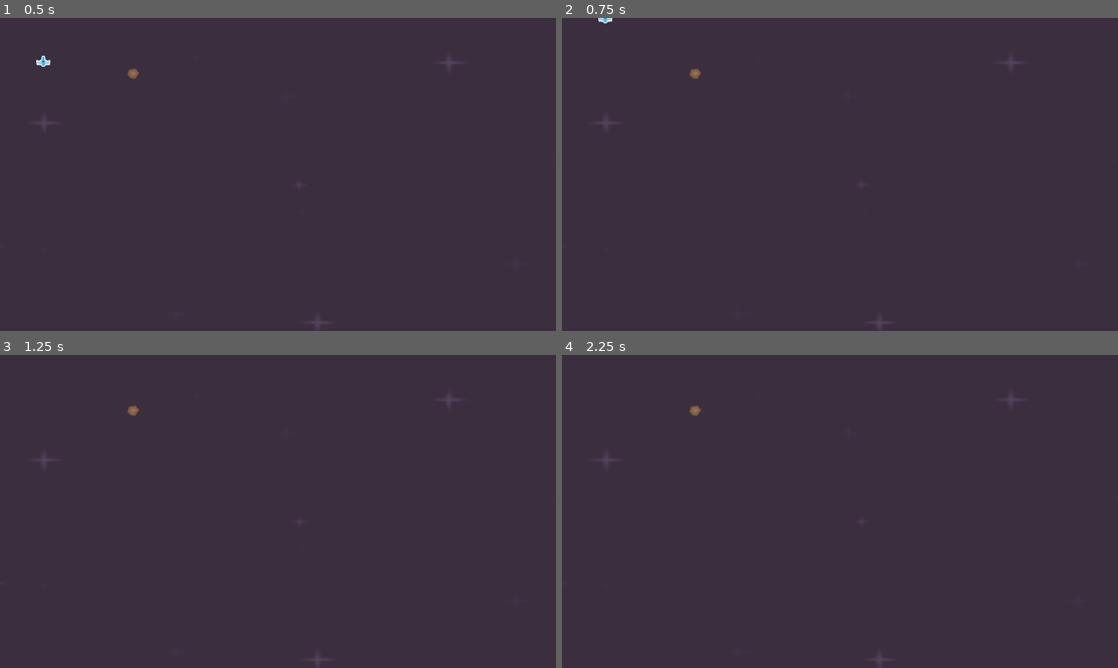
Above: before the commit, frames 1-4 (two rows, left to right).
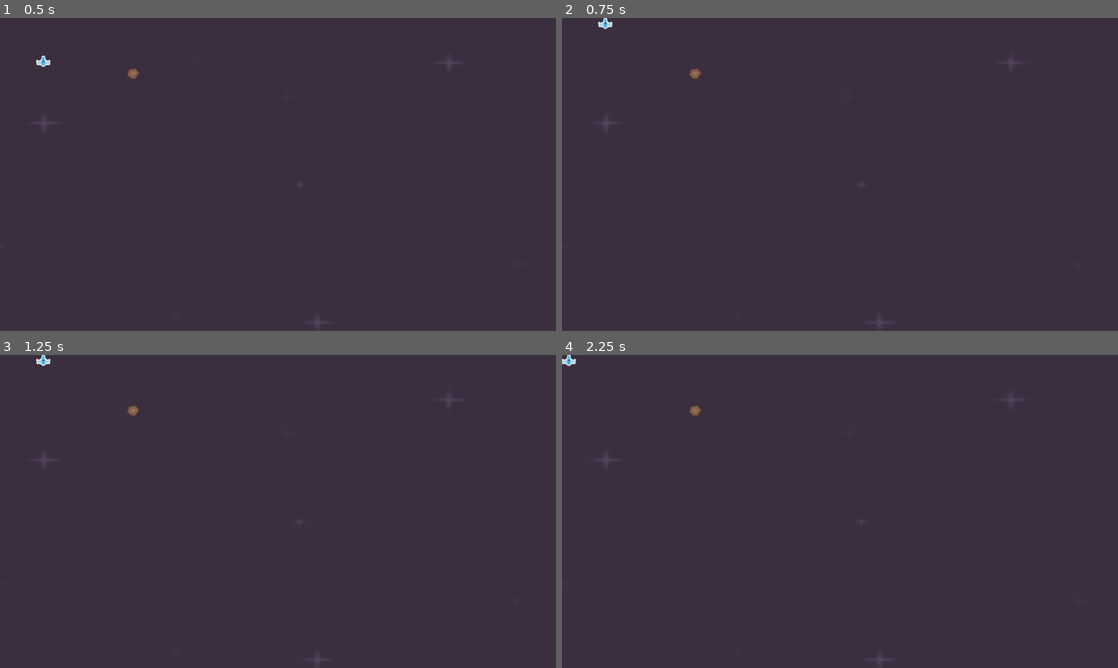
Above: after the commit, the same moments.

Repository: orca1233/gdlearn
Game: Godot game, scene res://Scenes/level.tscn
Two runs of this game, one before a commit and one after it. Both use one fixed random seed, a clock stepped at 60 frames per second and the inputs below.
Inputs:
- Up to frame 1 (0.5 s): no input
- Up to frame 2 (0.75 s): tap Enter at 0.5 s; hold W (up) from 0.53 s (still down)
- Up to frame 3 (1.25 s): keep holding W (up)
- Up to frame 4 (2.25 s): tap Space at 1.25 s; tap Enter at 2 s; release W (up) at 2.03 s; hold A (left) from 2.03 s (still down)

Frame 1 is identical in both runs. In frame 2, less than 0.1% of the frame differs, in the area x 6-10%, y 0-4%; in frame 3, less than 0.1%; in frame 4, less than 0.1%.

Commit message:
3편 실습중

Diff:
--- a/gdlearn/Scenes/level.tscn
+++ b/gdlearn/Scenes/level.tscn
@@ -1,8 +1,15 @@
-[gd_scene load_steps=4 format=3 uid="uid://57d5edw8mtsl"]
+[gd_scene load_steps=7 format=3 uid="uid://57d5edw8mtsl"]
 
 [ext_resource type="Texture2D" uid="uid://bv54uagemx8kc" path="res://kenney_space-shooter-redux/Backgrounds/darkPurple.png" id="1_k5f4k"]
 [ext_resource type="PackedScene" uid="uid://oykcic43owi1" path="res://Scenes/player.tscn" id="2_6phgx"]
 [ext_resource type="PackedScene" uid="uid://c35ea2h1y2v5j" path="res://Scenes/meteor.tscn" id="3_6phgx"]
+[ext_resource type="Script" uid="uid://eokic1al23k4" path="res://Scenes/timer.gd" id="4_81xng"]
+
+[sub_resource type="RectangleShape2D" id="RectangleShape2D_6phgx"]
+size = Vector2(100, 720)
+
+[sub_resource type="RectangleShape2D" id="RectangleShape2D_81xng"]
+size = Vector2(1480, 143)
 
 [node name="Level" type="Node2D"]
 
@@ -12,6 +19,39 @@
 texture = ExtResource("1_k5f4k")
 
 [node name="Player" parent="." instance=ExtResource("2_6phgx")]
+position = Vector2(649, 333)
 
 [node name="Meteor" parent="." instance=ExtResource("3_6phgx")]
 position = Vector2(307, 128)
+
+[node name="Borders" type="Node2D" parent="."]
+
+[node name="StaticBody2D" type="StaticBody2D" parent="Borders"]
+
+[node name="CollisionShape2D" type="CollisionShape2D" parent="Borders/StaticBody2D"]
+position = Vector2(1330, 360)
+shape = SubResource("RectangleShape2D_6phgx")
+
+[node name="StaticBody2D2" type="StaticBody2D" parent="Borders"]
+
+[node name="CollisionShape2D" type="CollisionShape2D" parent="Borders/StaticBody2D2"]
+position = Vector2(-50, 360)
+shape = SubResource("RectangleShape2D_6phgx")
+
+[node name="StaticBody2D3" type="StaticBody2D" parent="Borders"]
+
+[node name="CollisionShape2D" type="CollisionShape2D" parent="Borders/StaticBody2D3"]
+position = Vector2(642, -72)
+shape = SubResource("RectangleShape2D_81xng")
+
+[node name="StaticBody2D4" type="StaticBody2D" parent="Borders"]
+
+[node name="CollisionShape2D" type="CollisionShape2D" parent="Borders/StaticBody2D4"]
+position = Vector2(629, 792)
+shape = SubResource("RectangleShape2D_81xng")
+
+[node name="Timer" type="Timer" parent="."]
+autostart = true
+script = ExtResource("4_81xng")
+
+[connection signal="timeout" from="Timer" to="Timer" method="_on_timeout"]
--- a/gdlearn/Scenes/meteor.tscn
+++ b/gdlearn/Scenes/meteor.tscn
@@ -1,8 +1,17 @@
-[gd_scene load_steps=2 format=3 uid="uid://c35ea2h1y2v5j"]
+[gd_scene load_steps=4 format=3 uid="uid://c35ea2h1y2v5j"]
 
 [ext_resource type="Texture2D" uid="uid://be2uq8ju3l1ph" path="res://kenney_space-shooter-redux/PNG/Meteors/meteorBrown_small2.png" id="1_5civa"]
+[ext_resource type="Script" uid="uid://yjlapypau7l4" path="res://Scenes/meteor.gd" id="1_wm1ig"]
 
-[node name="Meteor" type="Node2D"]
+[sub_resource type="CircleShape2D" id="CircleShape2D_5civa"]
+
+[node name="Meteor" type="Area2D"]
+script = ExtResource("1_wm1ig")
 
 [node name="MeteorImage" type="Sprite2D" parent="."]
 texture = ExtResource("1_5civa")
+
+[node name="CollisionShape2D" type="CollisionShape2D" parent="."]
+shape = SubResource("CircleShape2D_5civa")
+
+[connection signal="body_entered" from="." to="." method="_on_body_entered"]
--- a/gdlearn/Scenes/player.gd
+++ b/gdlearn/Scenes/player.gd
@@ -1,4 +1,4 @@
-extends Node2D
+extends CharacterBody2D
 @export var speed:= 500.0
 # 유형 이름과 일치
 
@@ -10,4 +10,5 @@
 # Called every frame. 'delta' is the elapsed time since the previous frame.
 func _process(delta: float) -> void:
 	var direction = Input.get_vector("left", "right", "up", "down")
-	position += direction * speed * delta
+	velocity = direction * speed
+	move_and_slide()
--- a/gdlearn/Scenes/player.tscn
+++ b/gdlearn/Scenes/player.tscn
@@ -3,8 +3,11 @@
 [ext_resource type="Script" uid="uid://c2t12lj8xsgo" path="res://Scenes/player.gd" id="1_cvnsp"]
 [ext_resource type="Texture2D" uid="uid://bq3y0ys7o6gsx" path="res://kenney_space-shooter-redux/PNG/UI/playerLife1_blue.png" id="1_v0iea"]
 
-[node name="Player" type="Node2D"]
+[node name="Player" type="CharacterBody2D"]
 script = ExtResource("1_cvnsp")
 
 [node name="PlayerImage" type="Sprite2D" parent="."]
 texture = ExtResource("1_v0iea")
+
+[node name="CollisionPolygon2D" type="CollisionPolygon2D" parent="."]
+polygon = PackedVector2Array(-4, -13, 3, -13, 5, -5, 10, -1, 13, -4, 16, -2, 15, 8, 5, 9, 3, 12, -3, 12, -5, 9, -15, 8, -16, -2, -14, -4, -11, 0, -5, -4)
